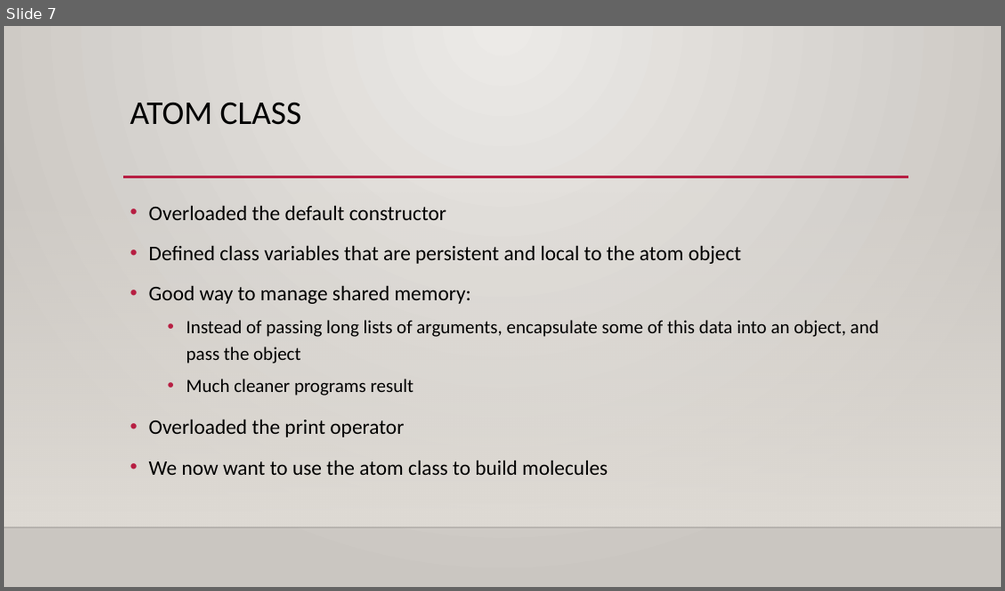
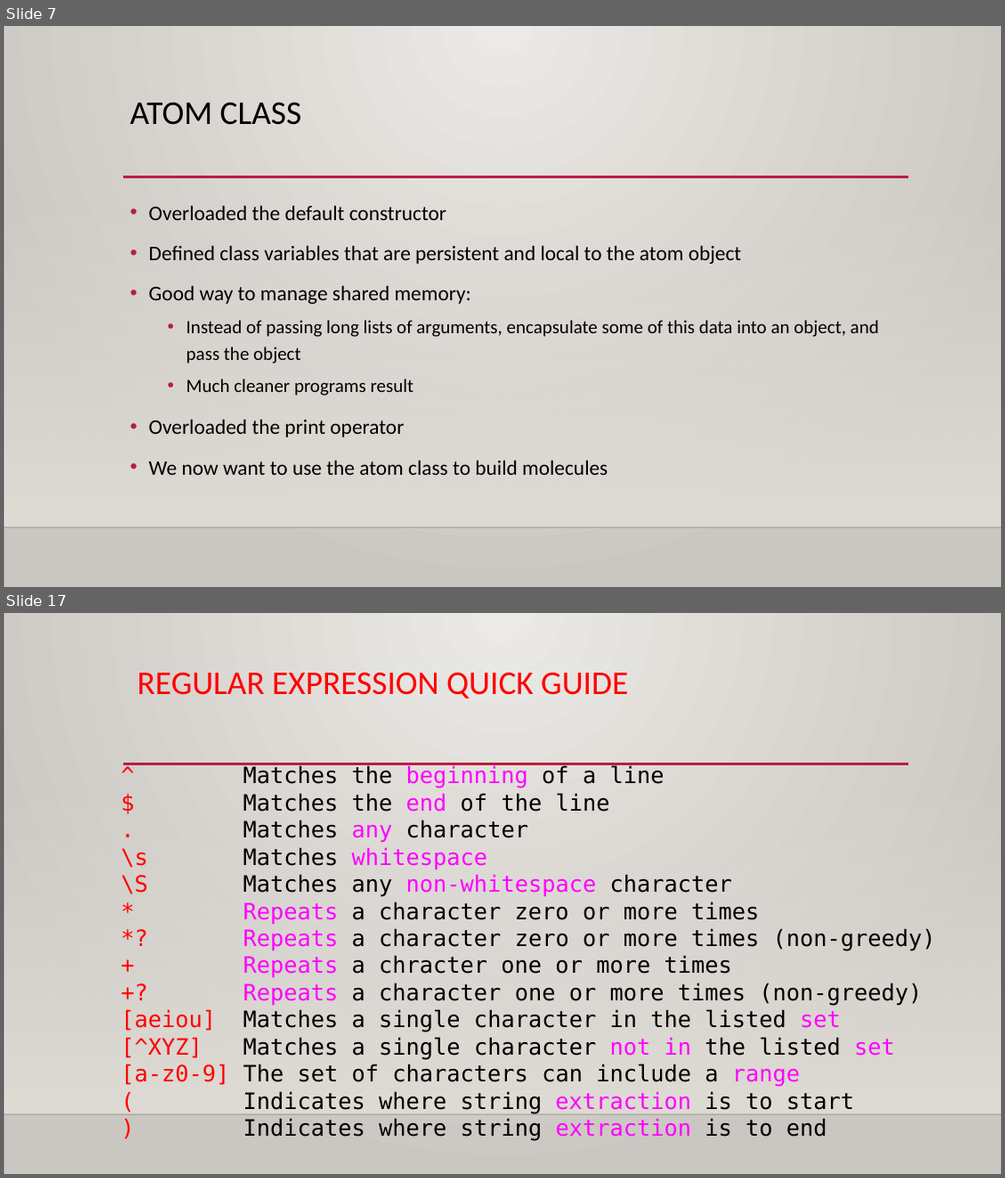
Before and after one commit to KERT-core/pythonEdu, a slide deck: chapter2/Python class II.pptx. Shown one above the other, each under a label of ours: slide 7 before the commit, slides 7 and 17 after it; the slides between them are not shown. The pictures are 1005x591 and 1005x1178 pixels, drawn with LibreOffice and Linux fonts; fonts in the diff are those of the drawing; background and template pictures are left out. Boxes give left, top, right and bottom in pixels: in the first picture for what was removed or moved away, otherwise in the second. Text is boxed around its words. In the diff, an @@ line names an element or a change of style, - is before the commit and + after.

```diff
--- a/chapter2/Python class II.pptx
+++ b/chapter2/Python class II.pptx
@@ slide 17 added at [4,613,1001,1174], background gradient #ECEAE7 to #CAC7C1; not listed: 3 template elements that a slide beside it also shows @@
@@ title added at [138,672,628,698], 32 pt, text #FF0000 @@
+REGULAR EXPRESSION QUICK GUIDE
@@ text added at [121,764,936,1141], 21.8 pt, text #000000 @@
+^ Matches the beginning of a line
+$ Matches the end of the line
+. Matches any character
+\s Matches whitespace
+\S Matches any non-whitespace character
+* Repeats a character zero or more times
+*? Repeats a character zero or more times (non-greedy)
++ Repeats a chracter one or more times
++? Repeats a character one or more times (non-greedy)
+[aeiou] Matches a single character in the listed set
+[^XYZ] Matches a single character not in the listed set
+[a-z0-9] The set of characters can include a range
+( Indicates where string extraction is to start
+) Indicates where string extraction is to end
```
Also in this commit, not shown: 2 slides changed, 14 other slides added, 6 other files.
